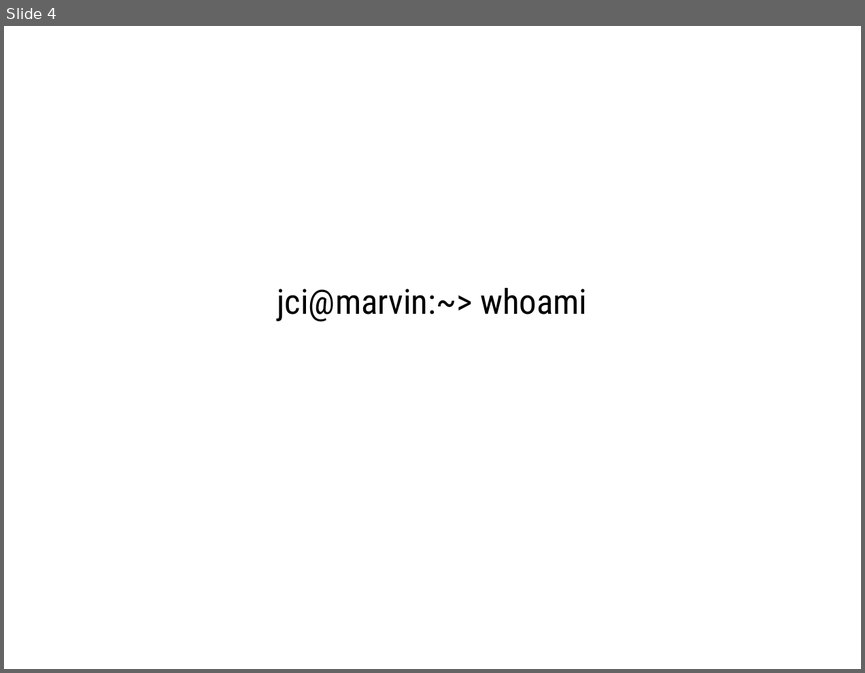
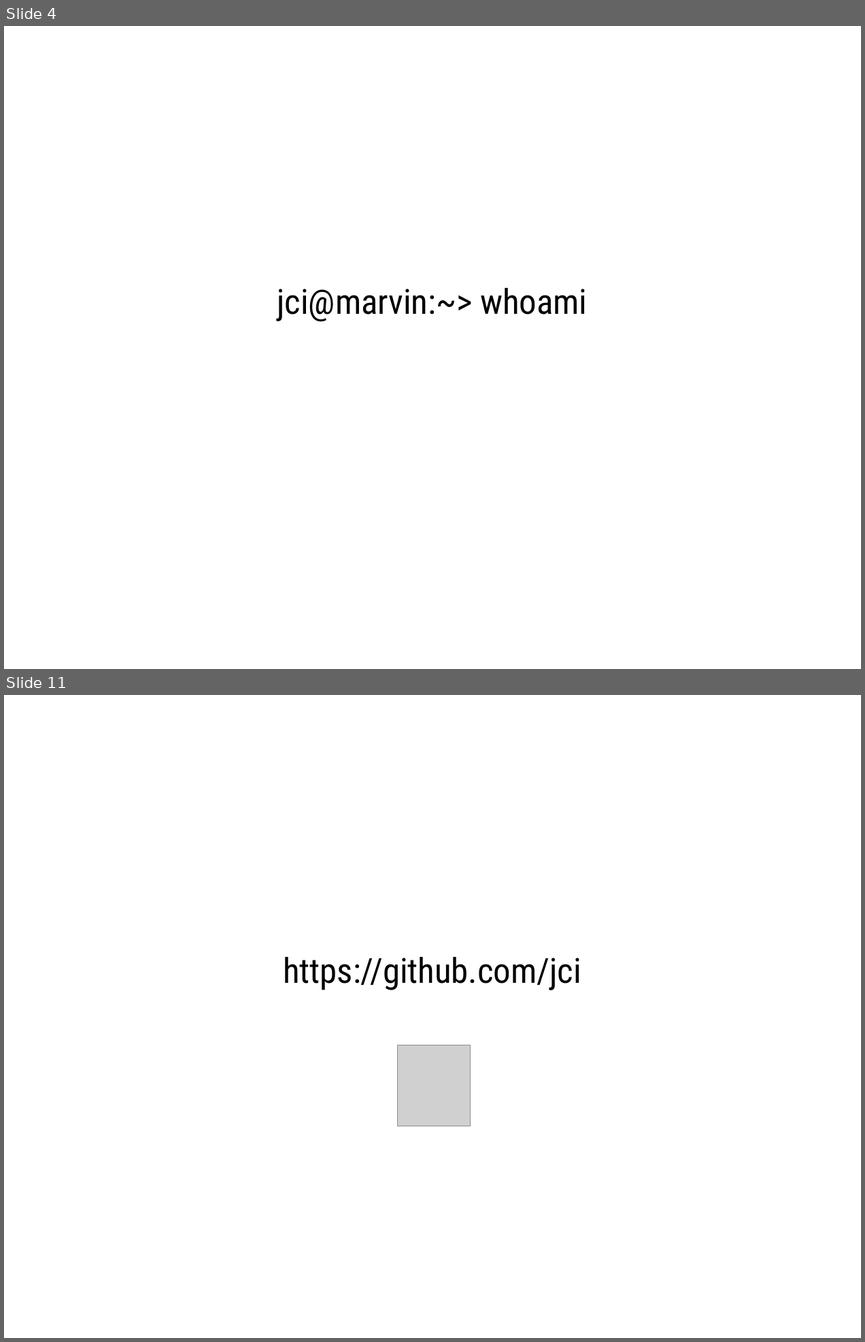
Before and after one commit to jci/charlas, a slide deck: UAT-20171116.odp. Shown one above the other, each under a label of ours: slide 4 before the commit, slides 4 and 11 after it; the slides between them are not shown. The pictures are 865x673 and 865x1342 pixels, drawn with LibreOffice and Linux fonts; fonts in the diff are those of the drawing; grey boxes stand for pictures. Boxes give left, top, right and bottom in pixels: in the first picture for what was removed or moved away, otherwise in the second. Text is boxed around its words. In the diff, an @@ line names an element or a change of style, - is before the commit and + after.

```diff
--- a/UAT-20171116.odp
+++ b/UAT-20171116.odp
@@ slide 11 added at box(4, 695, 861, 1338), background #FFFFFF @@
@@ subtitle added at box(283, 957, 581, 990), 32 pt, text #000000 @@
+https://github.com/jci
@@ picture added at box(398, 1045, 470, 1125) @@
```
Also in this commit, not shown: 1 slide changed, 26 other slides added, 5 other files.
